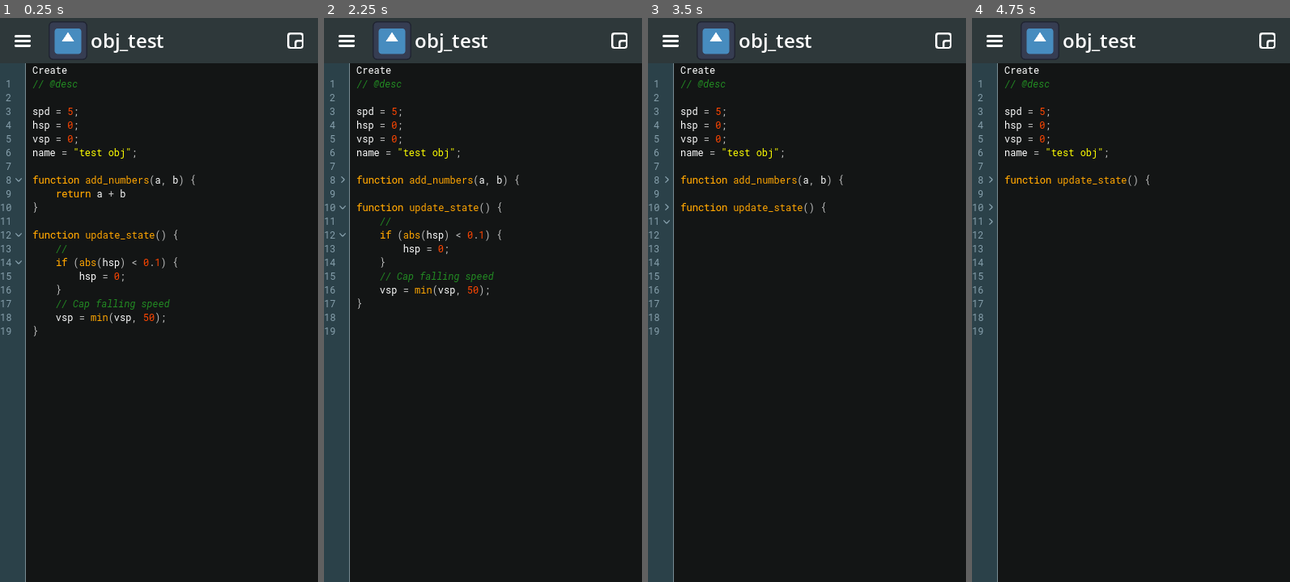
Above: before the commit, frames 1-4 (left to right).
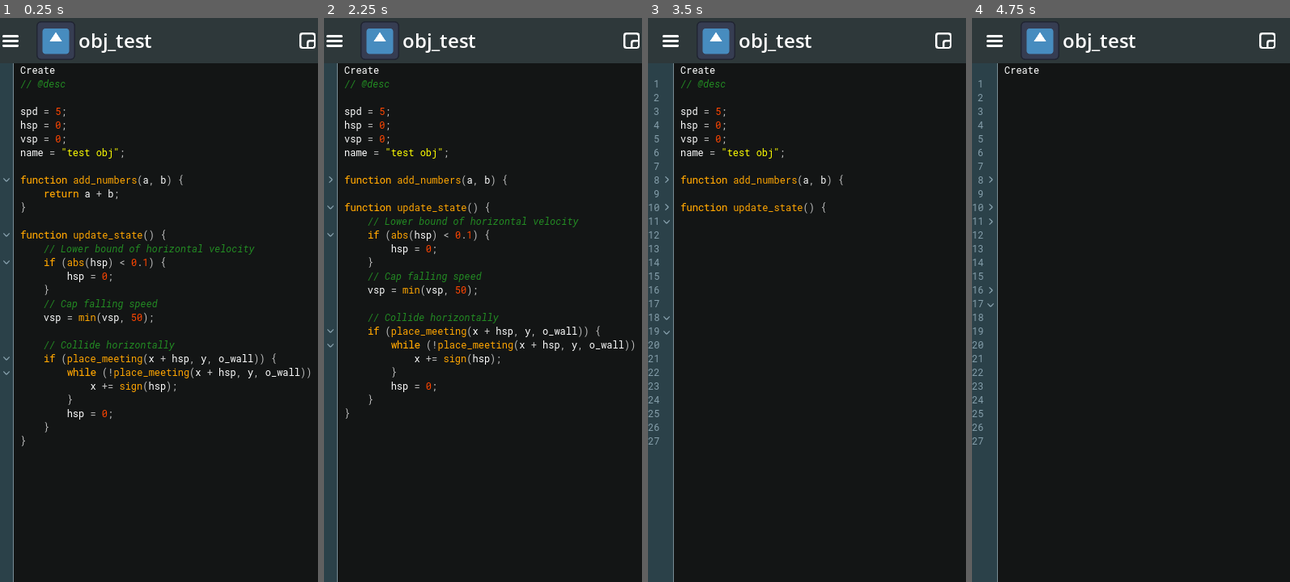
Above: after the commit, the same moments.

Repository: brenioks/DroidMakerUI
Game: Godot game, scene res://workplace.tscn
The game is run twice, just before and just after one commit, with the same random seed, the same clock (stepped at 60 frames per second) and the same inputs. The engine's default icon, where the game draws it, is replaced by a stand-in: a white triangle on a blue panel in a dark square.
Inputs (mouse positions are in pixels of both pictures, inside the frame that each line leads up to; where the layout moved, square brackets give the same spot in the first picture):
- Up to frame 1 (0.25 s): no input
- Up to frame 2 (2.25 s): click (333, 40) [346, 40] at 0.5 s; click (632, 40) [619, 40] at 1.25 s; click (330, 181) [343, 181] at 2 s
- Up to frame 3 (3.5 s): click (654, 209) [667, 209] at 2.75 s
- Up to frame 4 (4.75 s): click (991, 221) at 3.5 s; click (991, 288) at 4.27 s

The runs differ from the first frame. In frame 1, 8.8% of the frame differs, in the area x 0-100%, y 0-100%; in frame 2, 8.6%; in frame 3, 0.2%; in frame 4, 0.8%.

Commit message:
Added more display code

Diff:
--- a/workplace.tscn
+++ b/workplace.tscn
@@ -122,16 +122,24 @@
 name = \"test obj\";
 
 function add_numbers(a, b) {
-	return a + b
+	return a + b;
 }
 
 function update_state() {
-	//
+	// Lower bound of horizontal velocity
 	if (abs(hsp) < 0.1) {
 		hsp = 0;
 	}
 	// Cap falling speed
 	vsp = min(vsp, 50);
+
+	// Collide horizontally
+	if (place_meeting(x + hsp, y, o_wall)) {
+		while (!place_meeting(x + hsp, y, o_wall)) {
+			x += sign(hsp);
+		}
+		hsp = 0;
+	}
 }"
 fit_content = true
 autowrap_mode = 0
